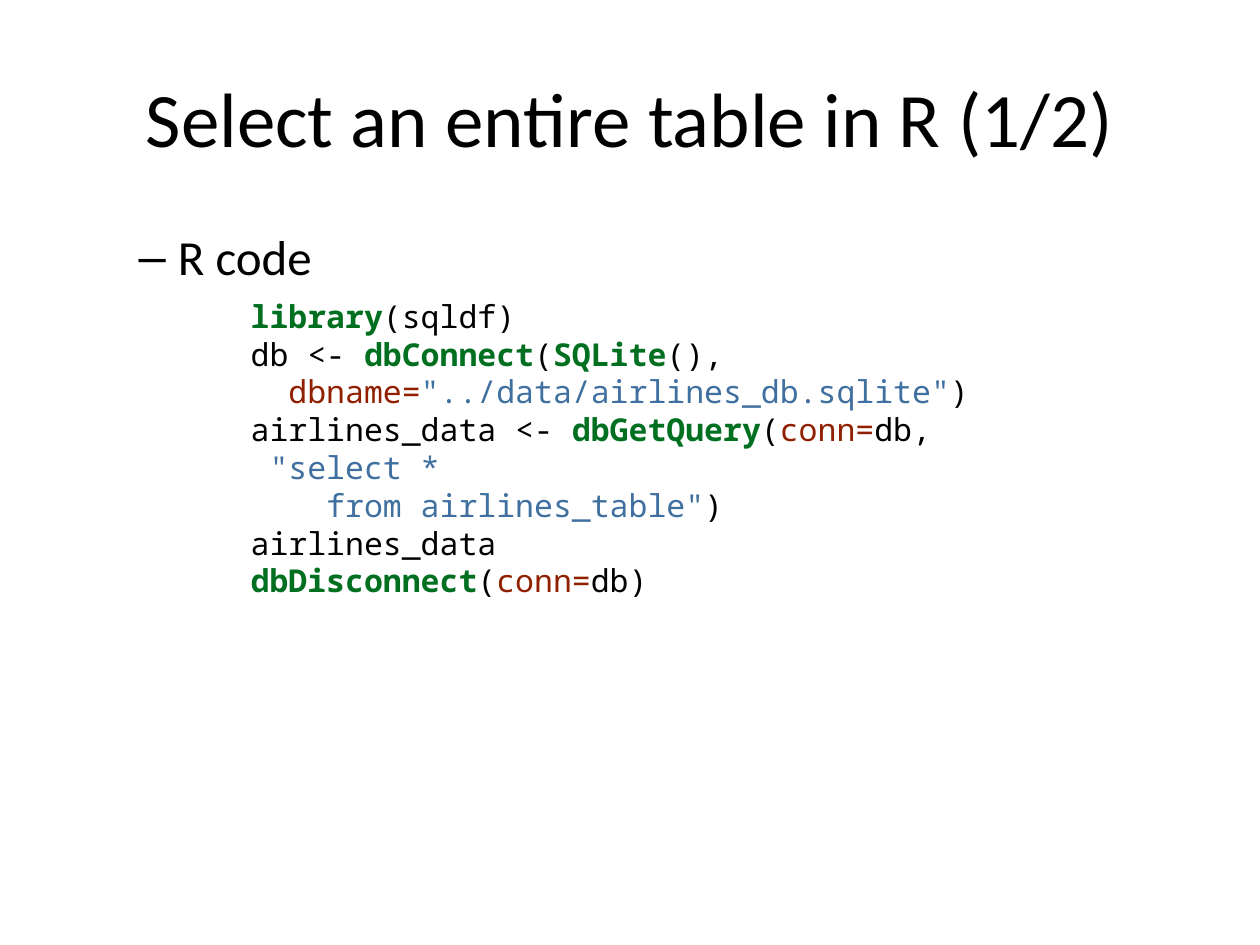
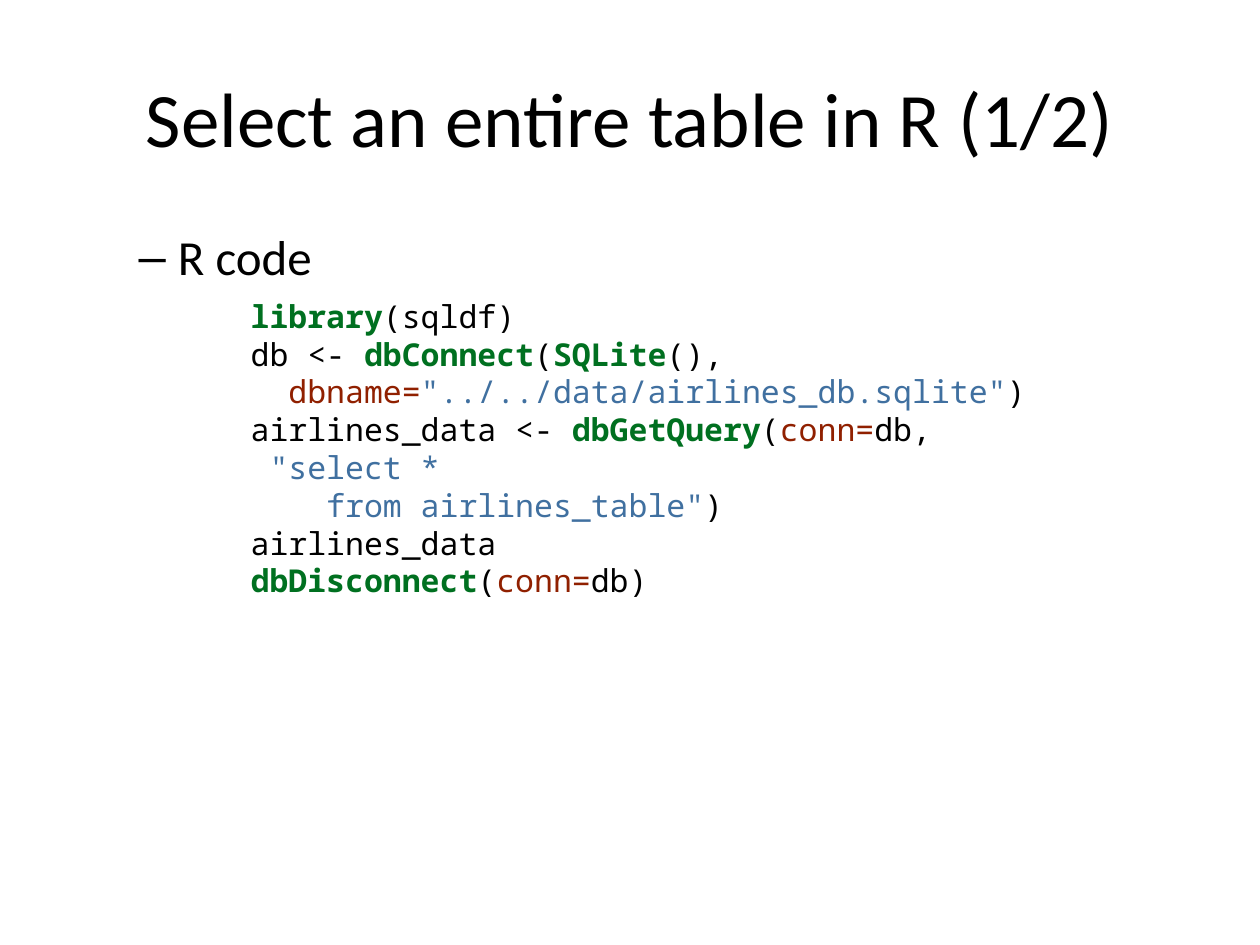
Before and after one commit to pmean/introduction-to-sql, a slide deck: slide 4 of module02-retrieving-data-using-the-select-statement/results/select.pptx. Drawn at 1260x945 pixels with LibreOffice and Linux fonts; fonts in the diff are those of the drawing. Boxes give left, top, right and bottom in pixels: in the first picture for what was removed or moved away, otherwise in the second. Text is boxed around its words. In the diff, an @@ line names an element or a change of style, - is before the commit and + after.

```diff
--- a/module02-retrieving-data-using-the-select-statement/results/select.pptx
+++ b/module02-retrieving-data-using-the-select-statement/results/select.pptx
@@ text at [251,303,1025,597]: text changed @@
-library(sqldf)
-db <- dbConnect(SQLite(),
-dbname="../data/airlines_db.sqlite")
-airlines_data <- dbGetQuery(conn=db,
-"select *
-from airlines_table")
-airlines_data
-dbDisconnect(conn=db)
+library(sqldf)
+db <- dbConnect(SQLite(),
+dbname="../../data/airlines_db.sqlite")
+airlines_data <- dbGetQuery(conn=db,
+"select *
+from airlines_table")
+airlines_data
+dbDisconnect(conn=db)
```
Also in this commit, not shown: 1 other slide changed, 15 other files.
